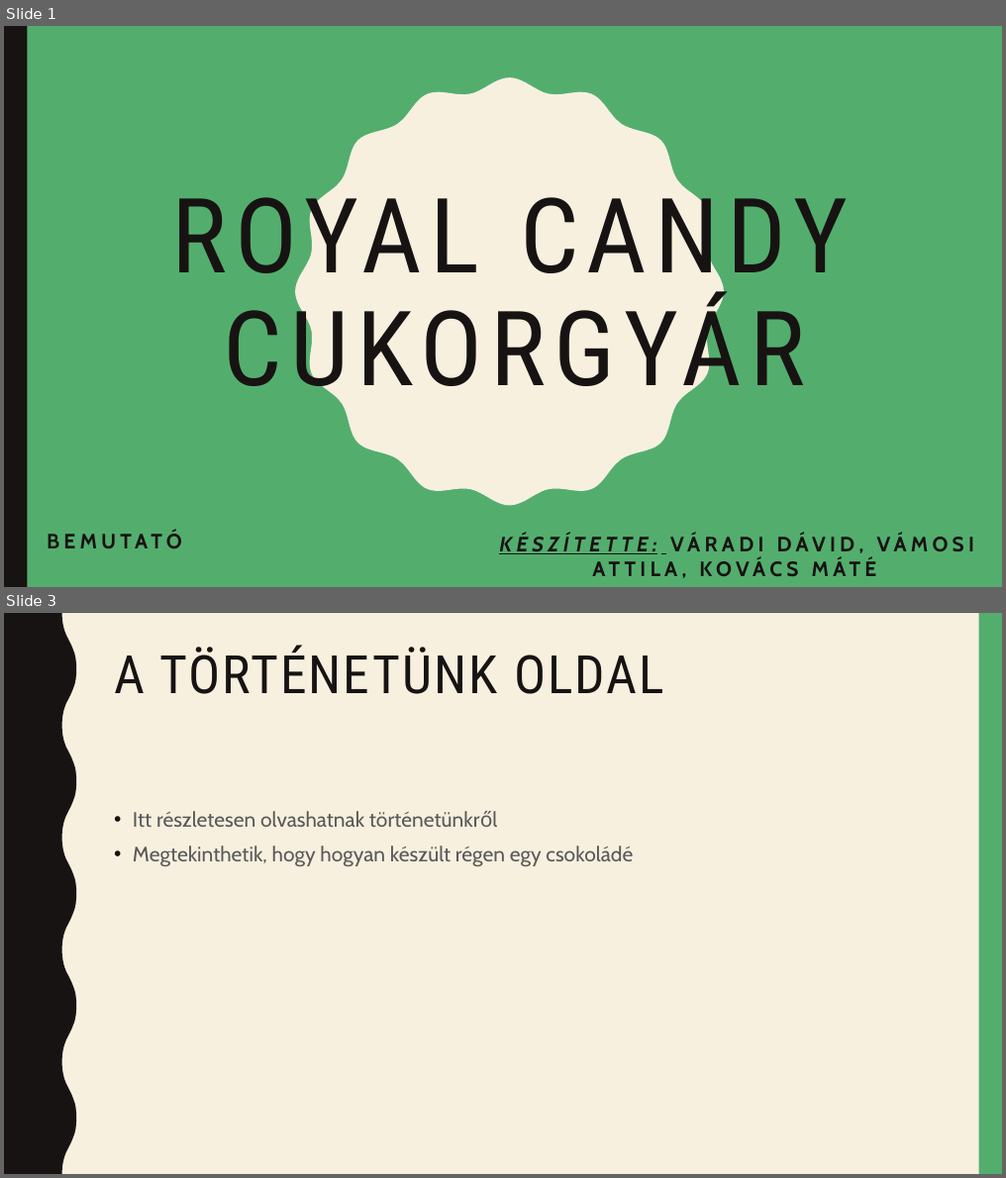
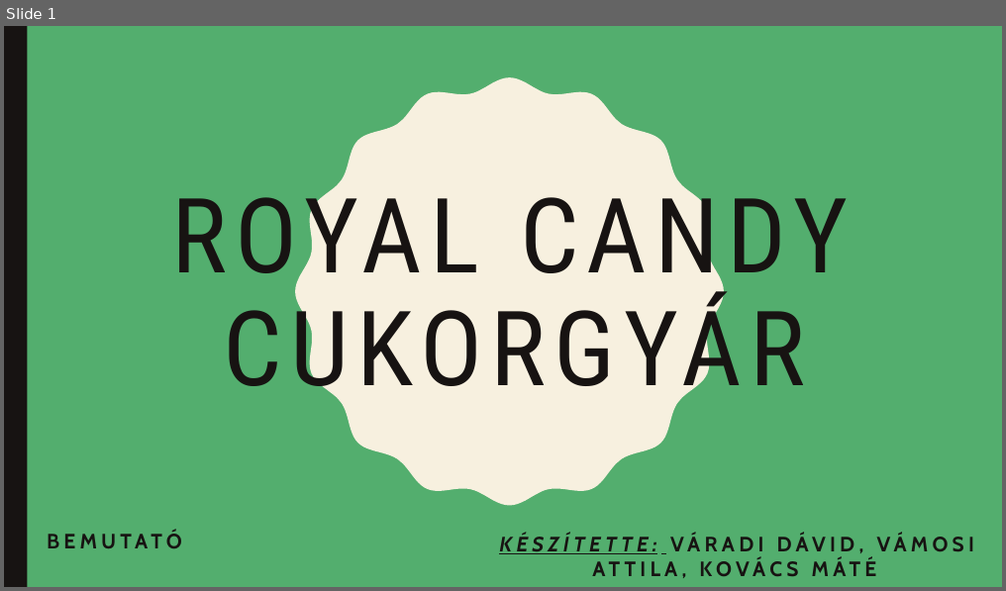
Before and after one commit to David05xd/cukorgyar, a slide deck: Royal candy cukorgyár.pptx. Shown one above the other, each under a label of ours: slides 1 and 3 before the commit, slide 1 after it; the slides between them are not shown. The pictures are 1006x1178 and 1006x591 pixels, drawn with LibreOffice and Linux fonts; fonts in the diff are those of the drawing. Boxes give left, top, right and bottom in pixels: in the first picture for what was removed or moved away, otherwise in the second. Text is boxed around its words. In the diff, an @@ line names an element or a change of style, - is before the commit and + after.

```diff
--- a/Royal candy cukorgyár.pptx
+++ b/Royal candy cukorgyár.pptx
@@ slide 3 removed at [4, 613, 1002, 1174], background #F7F0DF @@
@@ freeform shape removed at [4, 613, 76, 1174] @@
@@ rectangle removed at [979, 613, 1002, 1174] @@
@@ title removed at [114, 646, 664, 694] @@
-A TÖRTÉNETÜNK OLDAL
@@ text removed at [133, 811, 633, 866] @@
-• Itt részletesen olvashatnak történetünkről
-• Megtekinthetik, hogy hogyan készült régen egy csokoládé
```
Also in this commit, not shown: 3 slides added, 2 other slides removed.
